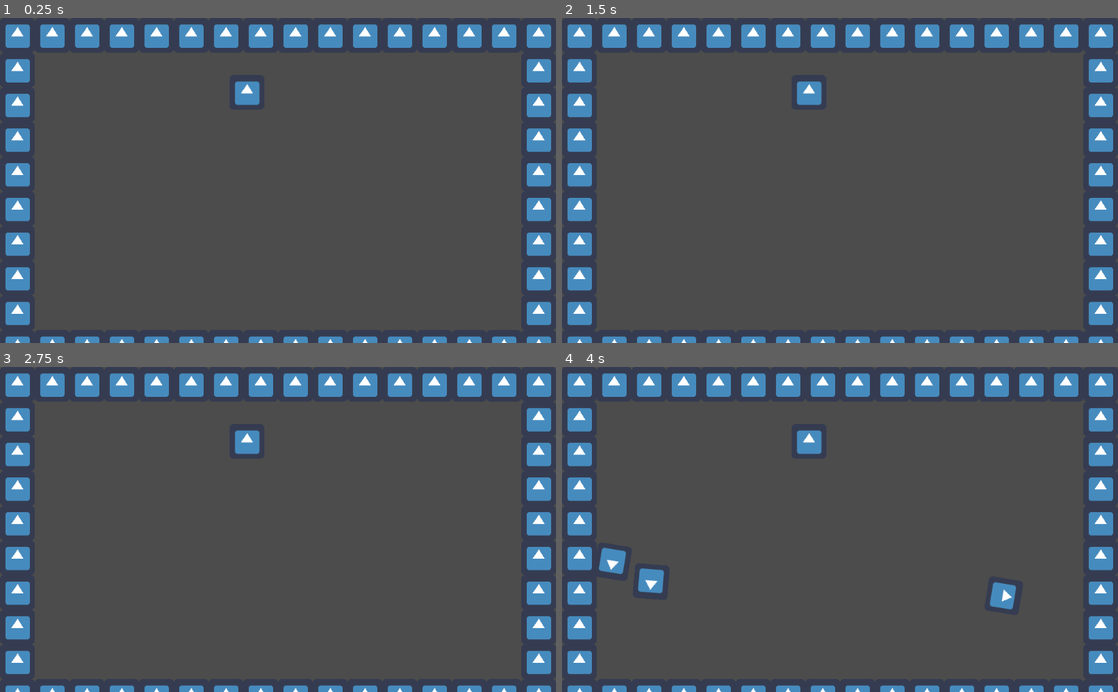
Above: before the commit, frames 1-4 (two rows, left to right).
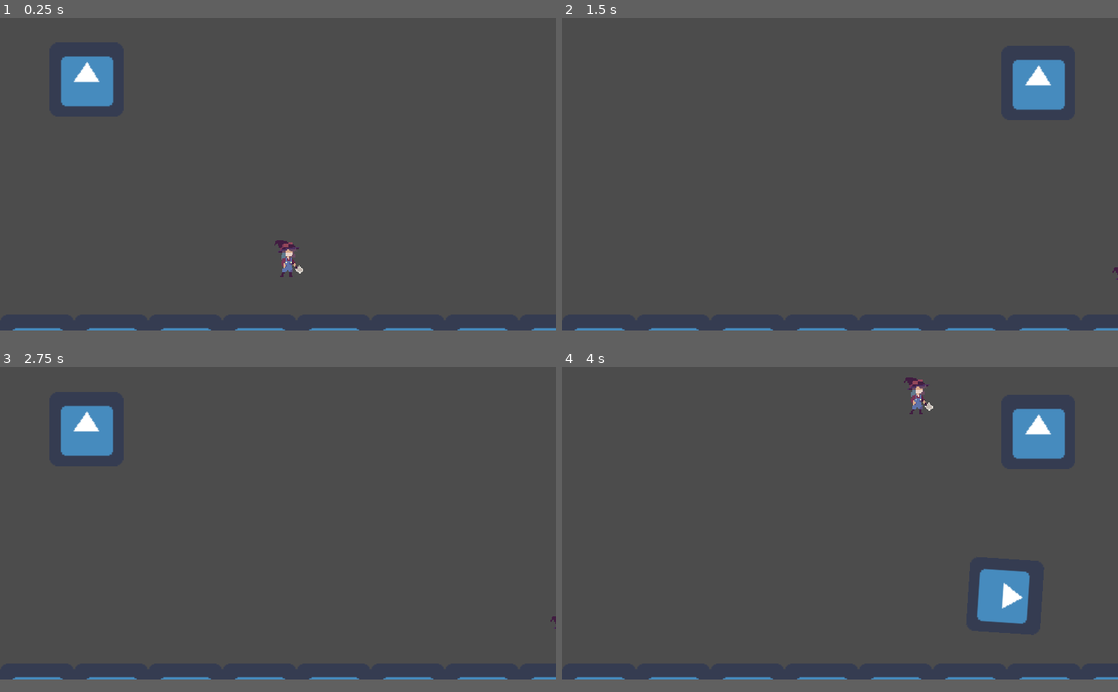
Above: after the commit, the same moments.

Repository: CrushLite/trijam2021
Game: Godot game, scene res://Scenes/World.tscn
Same seed, same stepped clock (60 frames per second), same inputs: the game is played once before the commit and once after it. The engine's default icon, where the game draws it, is replaced by a stand-in: a white triangle on a blue panel in a dark square.
Inputs (mouse positions are in pixels of both pictures, inside the frame that each line leads up to):
- Up to frame 1 (0.25 s): no input
- Up to frame 2 (1.5 s): tap Enter (ui_accept) at 0.5, 0.77 s; move the mouse to (962, 164) at 0.52 s; hold Right (ui_right) 0.53-1.28 s; click (962, 164) at 0.67 s; move the mouse to (728, 196) at 1.27 s; hold Down (ui_down) from 1.28 s (still down)
- Up to frame 3 (2.75 s): tap Enter (ui_accept) at 1.52 s; move the mouse to (333, 458) at 2.02 s; release Down (ui_down) at 2.03 s; hold Right (ui_right) from 2.03 s (still down)
- Up to frame 4 (4 s): tap Enter (ui_accept) at 2.75, 3.02, 3.77 s; move the mouse to (812, 594) at 2.77 s; release Right (ui_right) at 2.78 s; hold Up (ui_up) 2.78-3.53 s; click (812, 594) at 2.92 s; move the mouse to (1006, 578) at 3.52 s; hold Left (ui_left) from 3.53 s (still down)
In our replay, the window is 800x468 before the commit and 800x450 after it. These sizes can differ from the game's own. Grey fills any space a smaller window leaves; there, only what the larger window draws over its background counts as a difference.

The runs differ from the first frame. In frame 1, 14% of the frame differs, in the area x 1-100%, y 1-100%; in frame 2, 14%; in frame 3, 14%; in frame 4, 16%.

Commit message:
zombie teleports around and changed walk anim name

Diff:
--- a/TriJam2021/Art/SpriteFrames/Player_sprite_frames.tres
+++ b/TriJam2021/Art/SpriteFrames/Player_sprite_frames.tres
@@ -27,7 +27,7 @@
 animations = [ {
 "frames": [ SubResource( 1 ), SubResource( 2 ), SubResource( 3 ), SubResource( 4 ) ],
 "loop": true,
-"name": "New Anim",
+"name": "Walk",
 "speed": 12.0
 }, {
 "frames": [ SubResource( 5 ) ],
--- a/TriJam2021/Scenes/Player.tscn
+++ b/TriJam2021/Scenes/Player.tscn
@@ -16,5 +16,6 @@
 
 [node name="AnimatedSprite" type="AnimatedSprite" parent="."]
 frames = ExtResource( 1 )
+animation = "Idle"
 
 [node name="Bullets" type="Node" parent="."]
--- a/TriJam2021/Scenes/World.tscn
+++ b/TriJam2021/Scenes/World.tscn
@@ -36,31 +36,31 @@
 tile_set = SubResource( 2 )
 collision_mask = 0
 format = 1
-tile_data = PoolIntArray( 0, 0, 0, 1, 0, 0, 2, 0, 0, 3, 0, 0, 4, 0, 0, 5, 0, 0, 6, 0, 0, 7, 0, 0, 8, 0, 0, 9, 0, 0, 10, 0, 0, 11, 0, 0, 12, 0, 0, 13, 0, 0, 14, 0, 0, 15, 0, 0, 65536, 0, 0, 65551, 0, 0, 131072, 0, 0, 131087, 0, 0, 196608, 0, 0, 196623, 0, 0, 262144, 0, 0, 262159, 0, 0, 327680, 0, 0, 327695, 0, 0, 393216, 0, 0, 393231, 0, 0, 458752, 0, 0, 458767, 0, 0, 524288, 0, 0, 524303, 0, 0, 589824, 0, 0, 589825, 0, 0, 589826, 0, 0, 589827, 0, 0, 589828, 0, 0, 589829, 0, 0, 589830, 0, 0, 589831, 0, 0, 589832, 0, 0, 589833, 0, 0, 589834, 0, 0, 589835, 0, 0, 589836, 0, 0, 589837, 0, 0, 589838, 0, 0, 589839, 0, 0 )
+tile_data = PoolIntArray( -1, 0, 0, -65536, 0, 0, -65535, 0, 0, -65534, 0, 0, -65533, 0, 0, -65532, 0, 0, -65531, 0, 0, -65530, 0, 0, -65529, 0, 0, -65528, 0, 0, 65535, 0, 0, 8, 0, 0, 131071, 0, 0, 65544, 0, 0, 196607, 0, 0, 131080, 0, 0, 262143, 0, 0, 196616, 0, 0, 327679, 0, 0, 262144, 0, 0, 262145, 0, 0, 262146, 0, 0, 262147, 0, 0, 262148, 0, 0, 262149, 0, 0, 262150, 0, 0, 262151, 0, 0, 262152, 0, 0 )
 
 [node name="Player" parent="." instance=ExtResource( 1 )]
-position = Vector2( 457.351, 303.641 )
+position = Vector2( 248.809, 207.779 )
 collision_layer = 2
 collision_mask = 5
 
 [node name="Zombie" parent="." instance=ExtResource( 2 )]
-position = Vector2( 454.831, 137.331 )
+position = Vector2( 74.7462, 53.2417 )
 player_path = NodePath("../Player")
 move_targets_path = NodePath("../MoveTargets")
 
 [node name="MoveTargets" type="Node" parent="."]
 
 [node name="Pos1" type="Position2D" parent="MoveTargets"]
-position = Vector2( 224.266, 138.591 )
+position = Vector2( 74.5863, 53.6607 )
 
 [node name="Pos2" type="Position2D" parent="MoveTargets"]
-position = Vector2( 403.175, 137.331 )
+position = Vector2( 156.792, 56.6053 )
 
 [node name="Pos3" type="Position2D" parent="MoveTargets"]
-position = Vector2( 563.184, 139.851 )
+position = Vector2( 234.394, 57.4433 )
 
 [node name="Pos4" type="Position2D" parent="MoveTargets"]
-position = Vector2( 701.776, 144.891 )
+position = Vector2( 317.486, 55.7558 )
 
 [node name="Pos5" type="Position2D" parent="MoveTargets"]
-position = Vector2( 834.067, 141.111 )
+position = Vector2( 411.096, 56.1805 )
--- a/TriJam2021/Scenes/Zombie.tscn
+++ b/TriJam2021/Scenes/Zombie.tscn
@@ -20,4 +20,5 @@
 [node name="Bullets" type="Node" parent="."]
 
 [node name="MoveTimer" type="Timer" parent="."]
+autostart = true
 [connection signal="timeout" from="MoveTimer" to="." method="_on_MoveTimer_timeout"]
--- a/TriJam2021/Scripts/Zombie.gd
+++ b/TriJam2021/Scripts/Zombie.gd
@@ -12,9 +12,13 @@
 enum States { IDLE, SLASH, DASH }
 var state = States.IDLE
 
+onready var curr_pos : Position2D = move_targets.get_child(0)
 
-#func _ready():
-#	pass
+
+func _ready():
+	pass
+
+
 #
 #
 #func _process(delta):
@@ -43,6 +47,11 @@
 func _on_MoveTimer_timeout():
 	# move to a random position
 	randomize()
-	var pos : Position2D = move_targets.get_child(randi() % move_targets.get_child_count())
+	var pos : Position2D = curr_pos
+	while pos == curr_pos:
+		var child_index = randi() % move_targets.get_child_count()
+		pos = move_targets.get_child(child_index)
 	global_position = pos.global_position
+	curr_pos = pos
+	print("Move!")
 	pass # Replace with function body.
--- a/TriJam2021/project.godot
+++ b/TriJam2021/project.godot
@@ -18,6 +18,14 @@
 config/name="TriJam2021"
 run/main_scene="res://Scenes/World.tscn"
 config/icon="res://icon.png"
+
+[display]
+
+window/size/width=480
+window/size/height=270
+window/size/test_width=960
+window/size/test_height=540
+window/stretch/mode="2d"
 
 [input]
 
